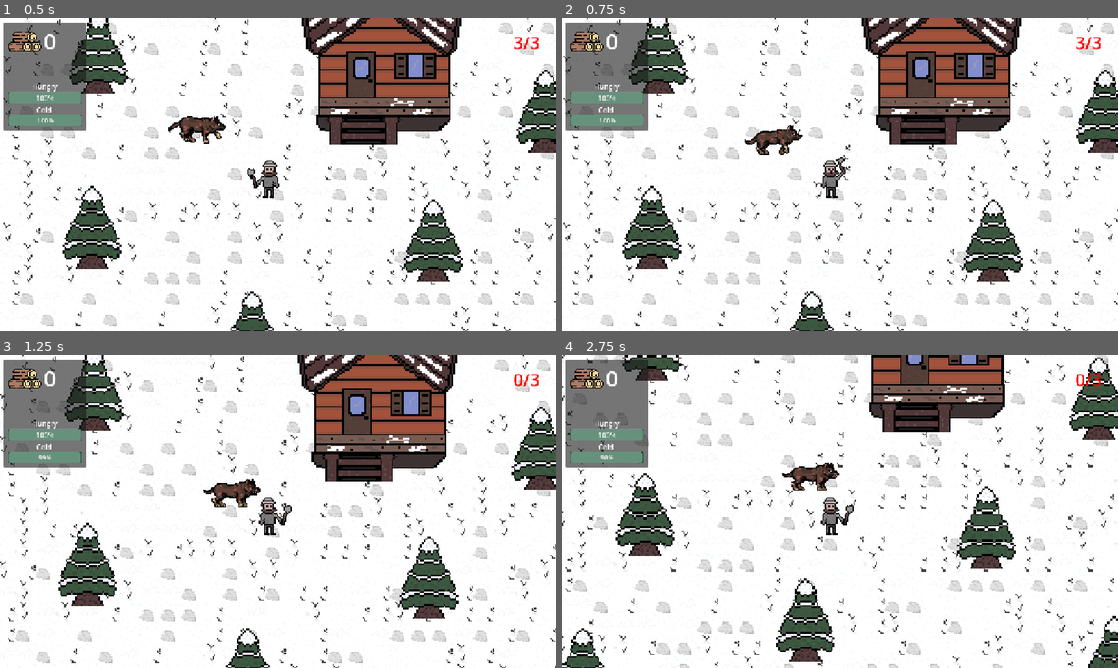
Above: before the commit, frames 1-4 (two rows, left to right).
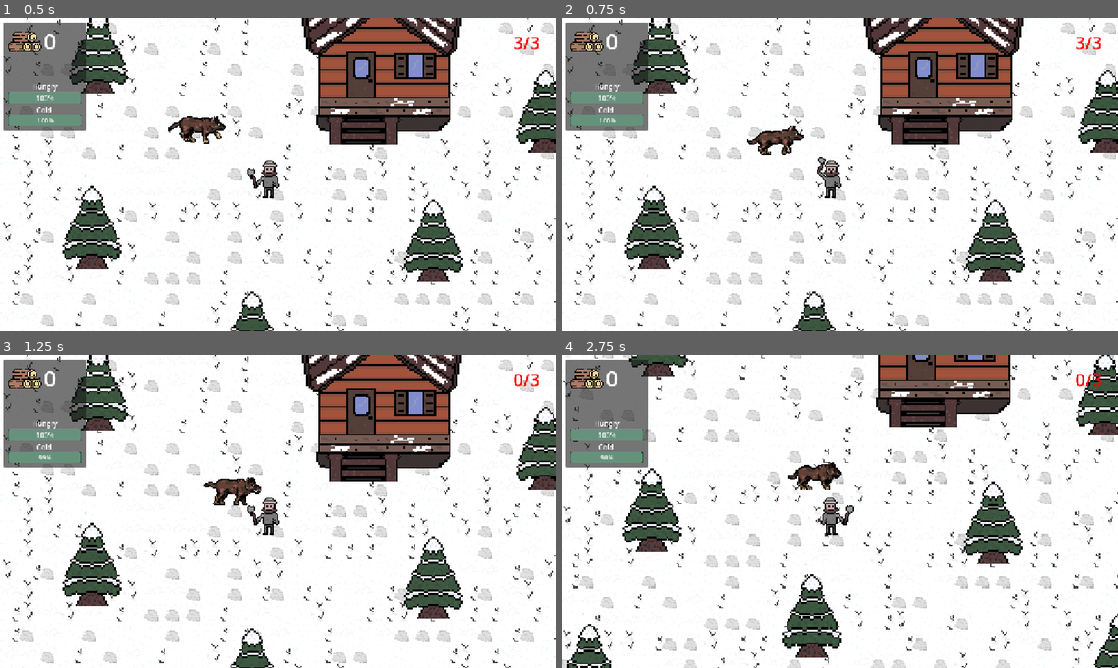
Above: after the commit, the same moments.

Repository: Frisoulou/Blizzard
Game: Godot game, scene res://Scenes/main.tscn
Same seed, same stepped clock (60 frames per second), same inputs: the game is played once before the commit and once after it.
Inputs (mouse positions are in pixels of both pictures, inside the frame that each line leads up to):
- Up to frame 1 (0.5 s): no input
- Up to frame 2 (0.75 s): move the mouse to (828, 177) at 0.52 s; press the mouse at (828, 177) at 0.53 s; hold Right (right) from 0.53 s (still down)
- Up to frame 3 (1.25 s): keep holding Right (right)
- Up to frame 4 (2.75 s): move the mouse to (728, 527) at 1.27 s; release Right (right) at 1.28 s; release the mouse at (728, 527) at 1.28 s; hold Down (down) 1.28-2.03 s; click (728, 527) at 1.35 s; move the mouse to (895, 442) at 2.02 s; press the mouse at (895, 442) at 2.03 s; hold Right (right) from 2.03 s (still down)

Frame 1 is identical in both runs. In frame 2, 9.2% of the frame differs, in the area x 0-100%, y 0-100%; in frame 3, 13%; in frame 4, 20%.

Commit message:
Trees now have health
Added a simple script in the tree scene that will handle health when player attack it. It will make the tree disappear when health turn to 0, as well as activating the player's player_stats_manager's add_wood() function and add 1 to the amount of wood.

Diff:
--- a/Scenes/Player/player.tscn
+++ b/Scenes/Player/player.tscn
@@ -143,6 +143,7 @@
 one_shot = true
 
 [node name="Player_UI" parent="." instance=ExtResource("8_jlvik")]
+script = null
 
 [node name="HP_bar" type="Label" parent="Player_UI"]
 modulate = Color(1, 0, 0, 1)
--- a/Scenes/Tree/tree 1tscn.tscn
+++ /dev/null
@@ -1,18 +0,0 @@
-[gd_scene load_steps=3 format=3 uid="uid://c5s8q1a2a08yh"]
-
-[ext_resource type="Texture2D" uid="uid://bhl1tb6t0smon" path="res://Assets/Sprites/arbre.png" id="1_wlseo"]
-
-[sub_resource type="RectangleShape2D" id="RectangleShape2D_30pjl"]
-size = Vector2(25, 32)
-
-[node name="StaticBody2D" type="StaticBody2D"]
-
-[node name="Sprite2D" type="Sprite2D" parent="."]
-position = Vector2(-141, -26)
-scale = Vector2(0.319048, 0.28)
-texture = ExtResource("1_wlseo")
-
-[node name="CollisionShape2D" type="CollisionShape2D" parent="."]
-z_index = 1
-position = Vector2(-141, -12)
-shape = SubResource("RectangleShape2D_30pjl")
--- a/Scenes/Tree/tree.tscn
+++ b/Scenes/Tree/tree.tscn
@@ -1,18 +1,38 @@
-[gd_scene load_steps=3 format=3 uid="uid://blyyabfmt7580"]
+[gd_scene load_steps=6 format=3 uid="uid://blyyabfmt7580"]
 
 [ext_resource type="Texture2D" uid="uid://bh33evfv0namm" path="res://Assets/Sprites/tree_AE.png" id="1_oyxvi"]
+[ext_resource type="Script" uid="uid://dqaufp5jlefm1" path="res://Scripts/Others/Tree/tree.gd" id="1_rx2sp"]
 
 [sub_resource type="RectangleShape2D" id="RectangleShape2D_rx2sp"]
 size = Vector2(33, 41)
 
+[sub_resource type="StyleBoxFlat" id="StyleBoxFlat_rx2sp"]
+bg_color = Color(0.00418771, 0.200126, 0.0952968, 1)
+
+[sub_resource type="StyleBoxFlat" id="StyleBoxFlat_pb44w"]
+bg_color = Color(2.59906e-06, 0.708498, 0.496097, 1)
+
 [node name="tree" type="StaticBody2D" groups=["Tree"]]
+script = ExtResource("1_rx2sp")
 
 [node name="CollisionShape2D" type="CollisionShape2D" parent="."]
 visibility_layer = 3
 position = Vector2(0, -9)
 shape = SubResource("RectangleShape2D_rx2sp")
 
-[node name="TreeAe" type="Sprite2D" parent="."]
+[node name="TreeSprite" type="Sprite2D" parent="."]
 position = Vector2(0, -32)
 scale = Vector2(1.40625, 1.40625)
 texture = ExtResource("1_oyxvi")
+
+[node name="ProgressBar" type="ProgressBar" parent="."]
+visible = false
+offset_left = 4.0
+offset_top = -37.0
+offset_right = 25.0
+offset_bottom = -32.0
+theme_override_styles/background = SubResource("StyleBoxFlat_rx2sp")
+theme_override_styles/fill = SubResource("StyleBoxFlat_pb44w")
+max_value = 5.0
+value = 5.0
+show_percentage = false
--- /dev/null
+++ b/Scripts/Others/Tree/tree.gd
@@ -0,0 +1,12 @@
+extends StaticBody2D
+
+@onready var health_point: ProgressBar = $ProgressBar
+@onready var tree: StaticBody2D = $"."
+
+func _on_damage_taken(damage, attacker):
+	health_point.value -= damage
+	health_point.visible = true
+
+	if health_point.value <= 0:
+		tree.queue_free()
+		attacker.add_wood()
--- a/Scripts/player/StateAttacking.gd
+++ b/Scripts/player/StateAttacking.gd
@@ -1,4 +1,5 @@
 extends State
+
 
 @onready var player: CharacterBody2D = $"../.."
 @onready var timer: Timer = $Timer
@@ -6,6 +7,9 @@
 @onready var animated_sprite_2d: AnimatedSprite2D = $"../../Marker2D/AnimatedSprite2D"
 @onready var axe_collision_2d: CollisionShape2D = $"../../Marker2D/Area2D/AxeCollision2D"
 @onready var state_machine: Node = $".."
+@onready var player_stats_manager: Node = $"../../PlayerStatsManager"
+
+@export var damage_point : int = 1
 
 var tree_is_near = false
 var nearest_tree = Node2D
@@ -19,8 +23,7 @@
 
 	if tree_is_near and nearest_tree and nearest_tree is Node2D:
 		if nearest_tree.is_in_group("Tree"):
-			nearest_tree.queue_free()
-			player_ui.add_wood()
+			nearest_tree._on_damage_taken(damage_point, player_stats_manager)
 	if timer.is_stopped():
 		timer.start()
 
--- a/Scripts/player/StateIdle.gd
+++ b/Scripts/player/StateIdle.gd
@@ -15,13 +15,14 @@
 
 	############################################################
 	###The following chunk will handle change between state :###
-	############################################################
+	############################################################s
+	if Input.is_action_pressed("left_click"):
+		Transitioned.emit(self, "Attacking")
+
 	if Input.is_action_pressed("right") or Input.is_action_pressed("left") \
 	or Input.is_action_pressed("down") or Input.is_action_pressed("up"):
 		Transitioned.emit(self, "Walking")
 
-	if Input.is_action_pressed("left_click"):
-		Transitioned.emit(self, "Attacking")
 
 func Physics_update(delta: float):
 	pass
--- a/Scripts/player/UI/player_ui.gd
+++ b/Scripts/player/UI/player_ui.gd
@@ -1,9 +1 @@
-extends Node
-
-@export var wood: int = 0
-@onready var wood_display: Label = $Panel/WoodDisplay
-
-
-func add_wood():
-	wood += 1
-	wood_display.text = str(wood)
+extends CanvasLayer
--- a/Scripts/player/player_stats_manager.gd
+++ b/Scripts/player/player_stats_manager.gd
@@ -27,3 +27,13 @@
 
 func _on_hungry_timer_timeout() -> void:
 	hungriness.value -= 1
+
+#######################
+###Managing wood    ###
+#######################
+@export var wood: int = 0
+@onready var wood_display: Label = $"../Player_UI/Panel/WoodDisplay"
+
+func add_wood():
+	wood += 1
+	wood_display.text = str(wood)
Not shown, added: Scripts/Others/Tree/tree.gd.uid
